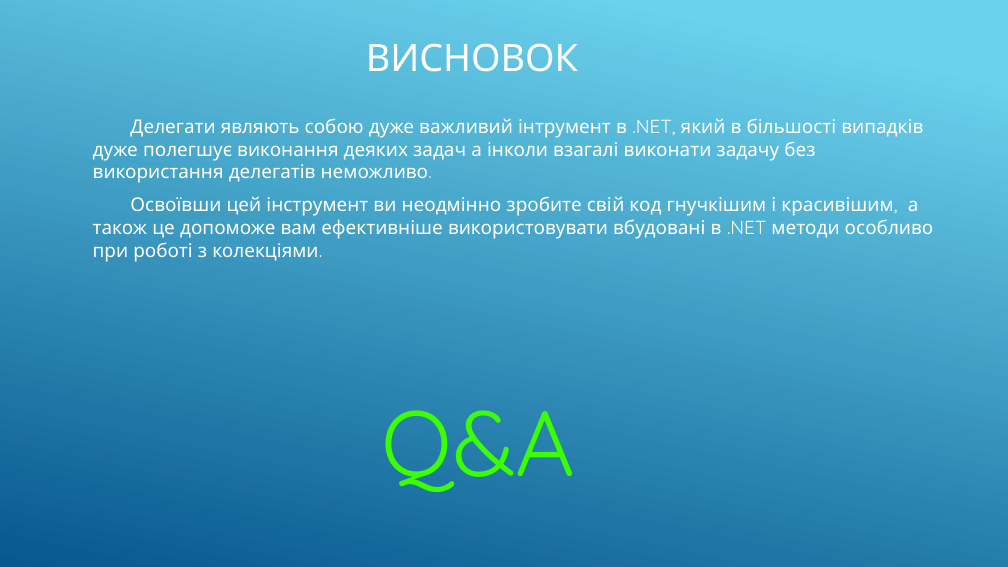
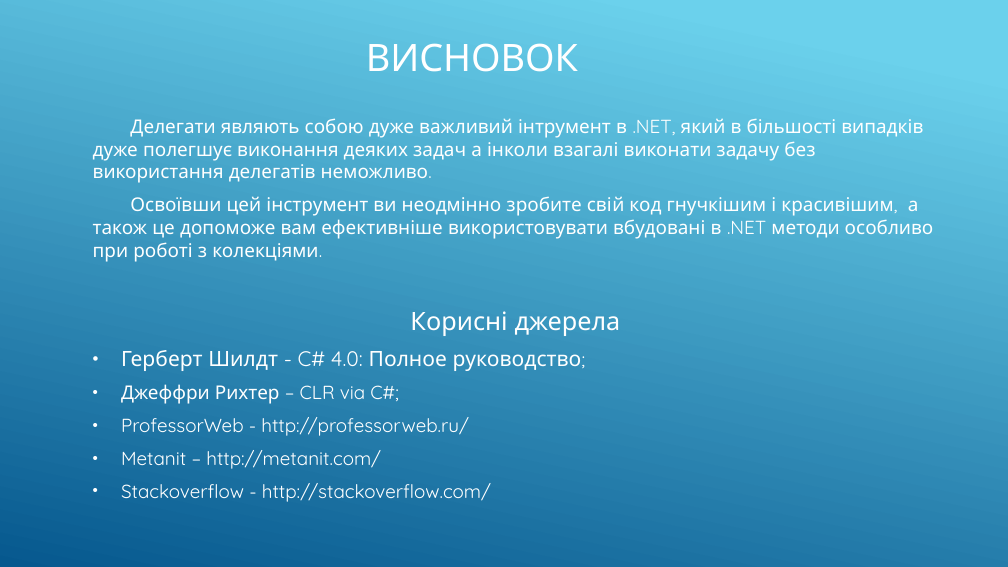
Before and after one commit to MaryanDev/ang2, a slide deck: slide 16 of LogosDelegatesLecture.pptx. Drawn at 1008x567 pixels with LibreOffice and Linux fonts; fonts in the diff are those of the drawing. Boxes give left, top, right and bottom in pixels: in the first picture for what was removed or moved away, otherwise in the second. Text is boxed around its words. In the diff, an @@ line names an element or a change of style, - is before the commit and + after.

```diff
--- a/LogosDelegatesLecture.pptx
+++ b/LogosDelegatesLecture.pptx
@@ text at box(121, 311, 621, 502): text changed; size 88 to 18 pt; text colour #3CFE00 to #FFFFFF @@
-Q&A
+Корисні джерела
+• Герберт Шилдт - C# 4.0: Полное руководство;
+• Джеффри Рихтер – CLR via C#;
+• ProfessorWeb - http://professorweb.ru/
+• Metanit – http://metanit.com/
+• Stackoverflow - http://stackoverflow.com/
```
Also in this commit, not shown: 7 other slides changed, 1 slide added.
